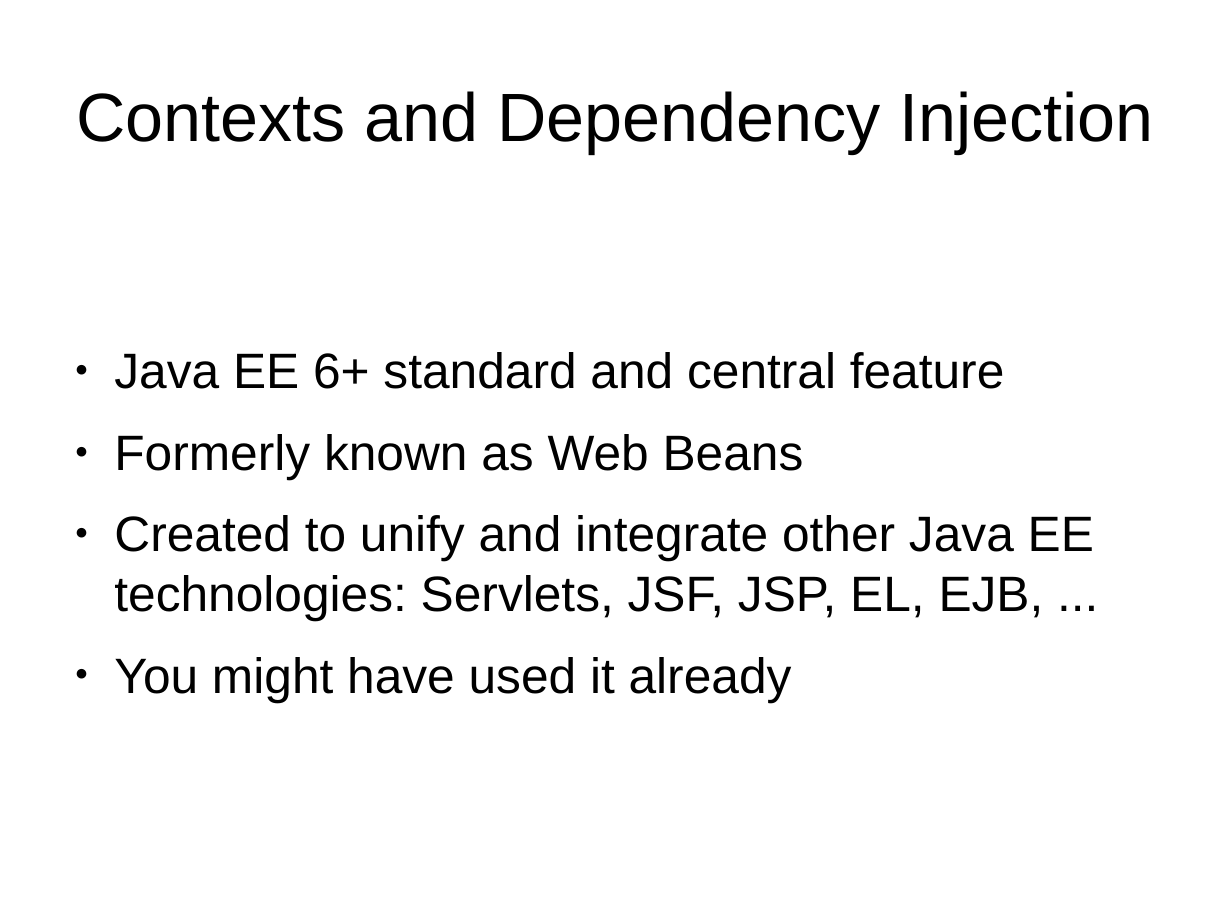
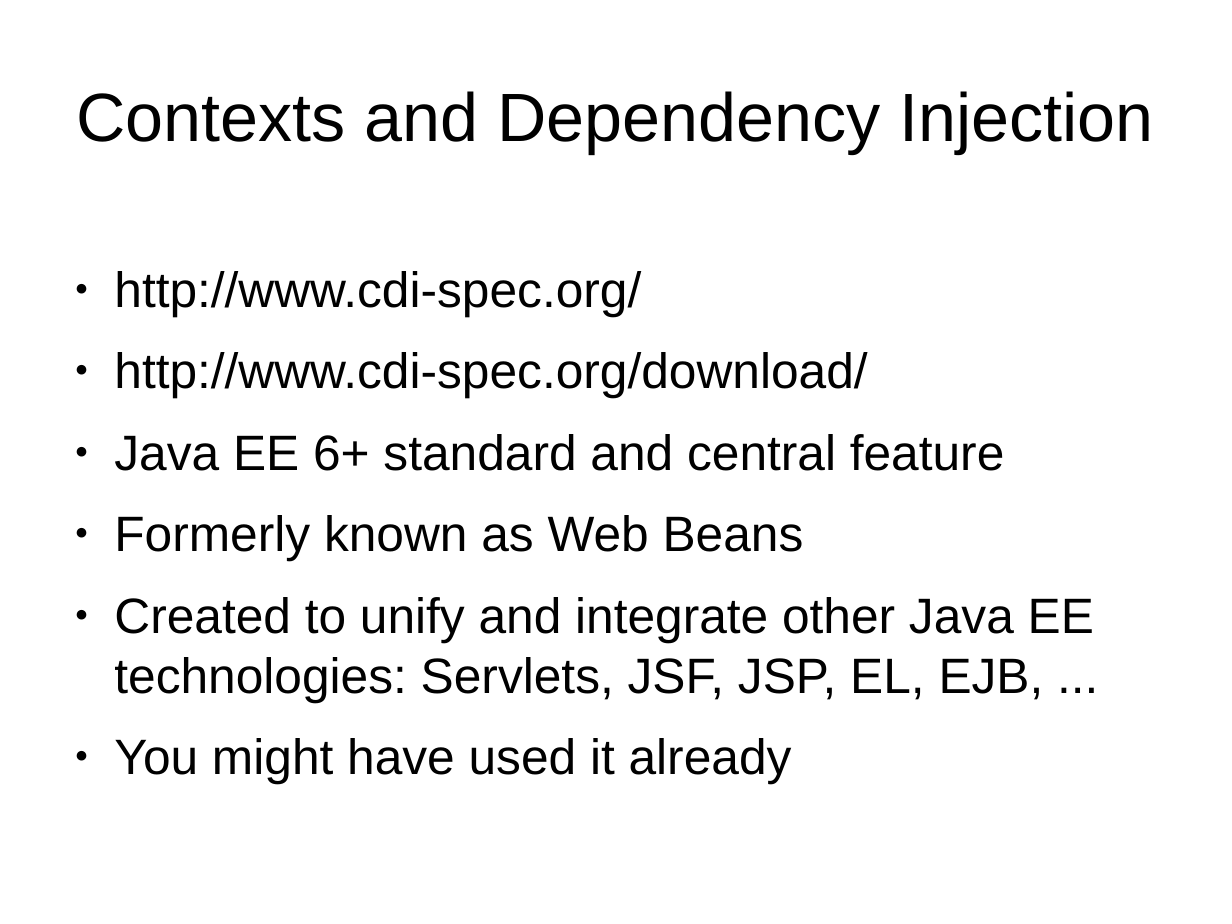
Before and after one commit to FrigoCoder/CDI, a slide deck: slide 2 of CDI.odp. Drawn at 1232x924 pixels with LibreOffice and Linux fonts; fonts in the diff are those of the drawing. Boxes give left, top, right and bottom in pixels: in the first picture for what was removed or moved away, otherwise in the second. Text is boxed around its words. In the diff, an @@ line names an element or a change of style, - is before the commit and + after.

Commit message:
Progress!

```diff
--- a/CDI.odp
+++ b/CDI.odp
@@ text at [114,271,867,398]: paragraphs added @@
+● http://www.cdi-spec.org/
+● http://www.cdi-spec.org/download/
```
Also in this commit, not shown: 2 slides added.
